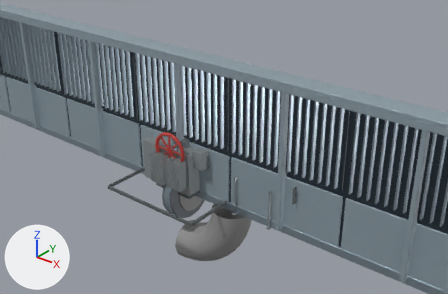
A saved change to the Blender file tools/blender/hall-finish.blend.
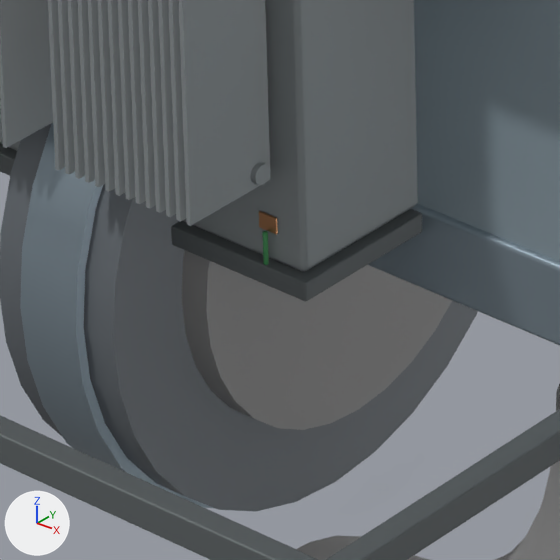
There are two pictures of each version: one from a 50 mm camera at (19.0, -20.65, 15.98) aimed at (0.87, 2.01, 1.92), one close up on the part from 36% to 47% of the width and 59% to 76% of the height. Arrows for +X, +Y and +Z are at lower left; the lights stay in place. The last two pictures show the newer version.

Names of what the first close-up shows: 'BUTTERFLY_VALVE Butterfly valve body, epoxy grey', 'HALL_UNITSUB ANSI 61 grey enamel', 'HALL_UNITSUB ANSI 61 grey, shaded seams', 'Long-radius 90 degree elbow', 'PIPE_FLANGE Satin cabinet hardware', 'SERVICE_WALL Satin cabinet hardware', 'SERVICE_WALL Soft satin architectural panel', 'Straight pipe, unit length along x' and 2 more.
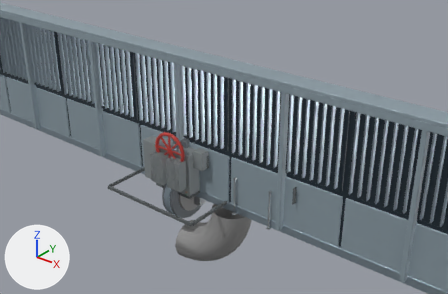
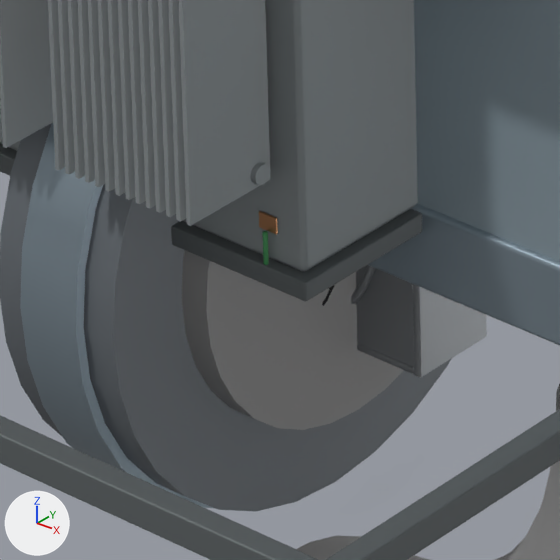
Scene script edits in JSON lines:
```json
{"op": "add", "block": "mat_finger_guard_wire__black", "code": ["mat_finger_guard_wire__black = principled_material('Finger guard wire, black')", "mat_finger_guard_wire__black.base_color = (0.03, 0.03, 0.032)  # dark grey #303032", "mat_finger_guard_wire__black.metallic = 0.6", "mat_finger_guard_wire__black.roughness = 0.45"]}
{"op": "add", "block": "mat_galvanised_fan_cell_frame", "code": ["mat_galvanised_fan_cell_frame = principled_material('Galvanised fan-cell frame')", "mat_galvanised_fan_cell_frame.base_color = (0.36, 0.38, 0.4)  # grey #a2a6aa", "mat_galvanised_fan_cell_frame.metallic = 0.9", "mat_galvanised_fan_cell_frame.roughness = 0.45"]}
{"op": "add", "block": "me_torus_003", "code": ["me_torus_003 = bpy.data.meshes.new('Torus.003')", "me_torus_003.from_pydata(...)  # 608 vertices, 618 faces; spans x -0.607..0.607, y -0.23..0.002, z -0.607..0.607", "me_torus_003.materials.append(mat_finger_guard_wire__black)  # dark grey #303032"]}
{"op": "add", "block": "me_torus_002", "code": ["me_torus_002 = bpy.data.meshes.new('Torus.002')", "me_torus_002.from_pydata(...)  # 424 vertices, 390 faces; spans x -0.89..0.89, y -0.03..0.48, z -0.69..0.69", "me_torus_002.materials.append(mat_galvanised_fan_cell_frame)  # grey #a2a6aa"]}
{"op": "add", "block": "ob_fanwall_cell_finger_guard_wire__black", "code": ["ob_fanwall_cell_finger_guard_wire__black = bpy.data.objects.new('FANWALL_CELL Finger guard wire, black', me_torus_003)", "ob_fanwall_cell_finger_guard_wire__black.parent = ob_fanwall_cell", "ob_fanwall_cell_finger_guard_wire__black.location = (0.0, 0.0, 0.0)"]}
{"op": "add", "block": "ob_fanwall_cell", "code": ["ob_fanwall_cell = bpy.data.objects.new('FANWALL_CELL', None)", "ob_fanwall_cell.parent = ob_ifx_hall_finish", "ob_fanwall_cell.location = (0.0, 0.0, 0.0)"]}
{"op": "add", "block": "ob_fanwall_cell_galvanised_fan_cell_frame", "code": ["ob_fanwall_cell_galvanised_fan_cell_frame = bpy.data.objects.new('FANWALL_CELL Galvanised fan-cell frame', me_torus_002)", "ob_fanwall_cell_galvanised_fan_cell_frame.parent = ob_fanwall_cell", "ob_fanwall_cell_galvanised_fan_cell_frame.location = (0.0, 0.0, 0.0)"]}
```

Changed parts and their boxes [x1, y1, x2, y2] in the close-ups (560 x 560 px):
```json
{"object": "FANWALL_CELL Galvanised fan-cell frame", "change": "added", "after": [351, 265, 487, 378]}
{"object": "FANWALL_CELL Finger guard wire, black", "change": "added", "after": [322, 285, 334, 306], "on screen": "mostly hidden"}
```
